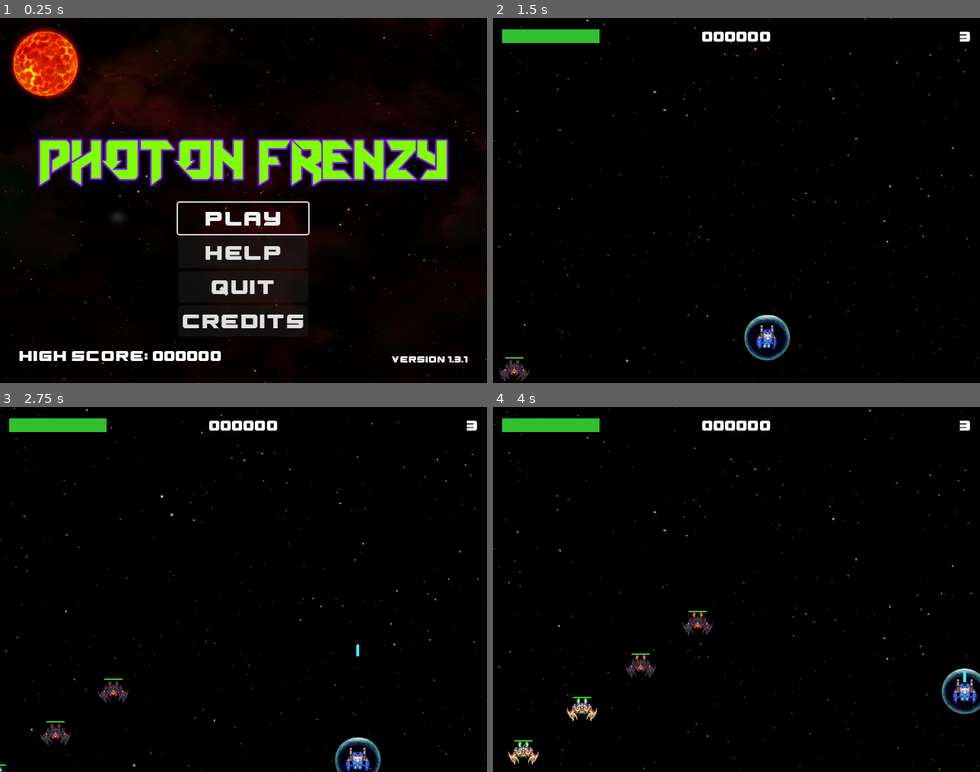
Above: before the commit, frames 1-4 (two rows, left to right).
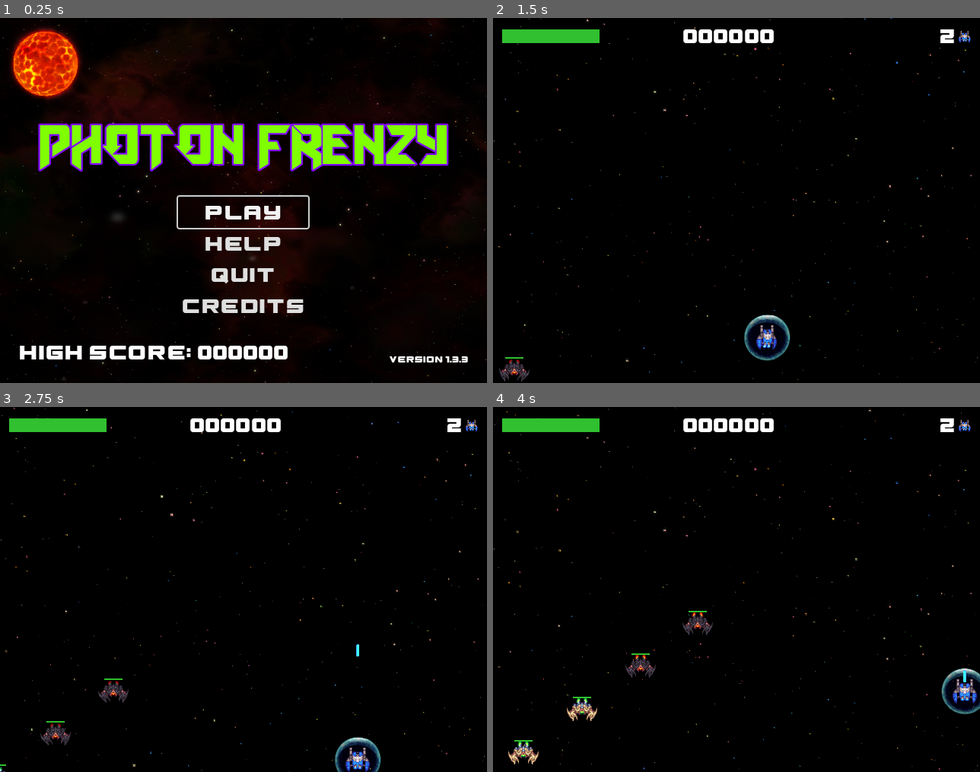
Above: after the commit, the same moments.

Repository: jaerrib/learning-godot
Game: Godot game, scene res://scenes/main/main.tscn
The game is run twice, just before and just after one commit, with the same random seed, the same clock (stepped at 60 frames per second) and the same inputs.
Inputs:
- Up to frame 1 (0.25 s): no input
- Up to frame 2 (1.5 s): click "PLAY" at 0.5 s; hold D (right) from 1.28 s (still down); tap M (maker) at 1.35 s
- Up to frame 3 (2.75 s): release D (right) at 2.03 s; hold S (down) from 2.03 s (still down); tap Space (shoot) at 2.1 s
- Up to frame 4 (4 s): release S (down) at 2.78 s; hold D (right) 2.78-3.53 s; tap M (maker) at 2.85 s; hold W (up) from 3.53 s (still down); tap Space (shoot) at 3.6 s

The runs differ from the first frame. In frame 1, 14% of the frame differs, in the area x 3-97%, y 28-95%; in frame 2, 0.6%; in frame 3, 0.6%; in frame 4, 0.6%.

Commit message:
Update game over, fix fonts, ship icon to UI

Diff:
--- a/space-ace/assets/GN_24_white.tres
+++ b/space-ace/assets/GN_24_white.tres
@@ -4,6 +4,6 @@
 
 [resource]
 font = ExtResource("1_68del")
-font_size = 24
+font_size = 32
 outline_size = 2
 outline_color = Color(0.105882, 0.105882, 0.105882, 1)
--- /dev/null
+++ b/space-ace/assets/Menu_32_white.tres
@@ -0,0 +1,7 @@
+[gd_resource type="Theme" load_steps=2 format=3 uid="uid://bi8fomcaumoyh"]
+
+[ext_resource type="FontFile" uid="uid://c5sey0pvhl2vi" path="res://assets/fonts/Excluded-z8XrX.ttf" id="1_s0ylf"]
+
+[resource]
+default_font = ExtResource("1_s0ylf")
+default_font_size = 32
--- a/space-ace/scenes/credits_screen/credits_screen.tscn
+++ b/space-ace/scenes/credits_screen/credits_screen.tscn
@@ -79,6 +79,7 @@
 
 [node name="ReturnToMenu" type="Button" parent="MarginContainer/VBoxContainer"]
 layout_mode = 2
+theme_type_variation = &"FlatButton"
 theme_override_fonts/font = ExtResource("6_vgbhj")
 text = "Return to Menu"
 script = ExtResource("5_hpui7")
--- a/space-ace/scenes/game_over/game_over.tscn
+++ b/space-ace/scenes/game_over/game_over.tscn
@@ -2,7 +2,7 @@
 
 [ext_resource type="Script" path="res://scenes/game_over/game_over.gd" id="1_j6p1v"]
 [ext_resource type="LabelSettings" uid="uid://cb2u5o7m8jgyn" path="res://assets/LG_Title.tres" id="1_wpsph"]
-[ext_resource type="LabelSettings" uid="uid://bslymv1e3rjua" path="res://assets/GN_32_white.tres" id="2_plhn5"]
+[ext_resource type="LabelSettings" uid="uid://df73apuuwlboa" path="res://assets/GN_24_white.tres" id="3_ay4w3"]
 [ext_resource type="AudioStream" uid="uid://corf1y7rledbx" path="res://assets/sounds/misc/game-over.mp3" id="4_8y51q"]
 
 [node name="GameOver" type="Control"]
@@ -21,7 +21,7 @@
 anchor_bottom = 1.0
 grow_horizontal = 2
 grow_vertical = 2
-color = Color(0.251, 0, 0.251, 0.9)
+color = Color(0, 0, 0, 0.901961)
 
 [node name="VB" type="VBoxContainer" parent="."]
 layout_mode = 1
@@ -48,7 +48,7 @@
 [node name="ScoreLabel" type="Label" parent="VB"]
 layout_mode = 2
 text = "Placeholder Text"
-label_settings = ExtResource("2_plhn5")
+label_settings = ExtResource("3_ay4w3")
 horizontal_alignment = 1
 vertical_alignment = 1
 
--- a/space-ace/scenes/game_ui/game_ui.gd
+++ b/space-ace/scenes/game_ui/game_ui.gd
@@ -43,7 +43,7 @@
 
 
 func set_life_label() -> void:
-	lives_label.text = str(_player_lives)
+	lives_label.text = str(_player_lives - 1)
 
 
 func _on_health_bar_died() -> void:
--- a/space-ace/scenes/game_ui/game_ui.tscn
+++ b/space-ace/scenes/game_ui/game_ui.tscn
@@ -1,8 +1,9 @@
-[gd_scene load_steps=4 format=3 uid="uid://dm7lhnfru4msq"]
+[gd_scene load_steps=5 format=3 uid="uid://dm7lhnfru4msq"]
 
 [ext_resource type="PackedScene" uid="uid://nq242qivg0is" path="res://scenes/health_bar/health_bar.tscn" id="1_7pmbr"]
 [ext_resource type="Script" path="res://scenes/game_ui/game_ui.gd" id="1_8hul5"]
 [ext_resource type="LabelSettings" uid="uid://df73apuuwlboa" path="res://assets/GN_24_white.tres" id="3_slj2r"]
+[ext_resource type="Texture2D" uid="uid://djxsuw10wt0nv" path="res://assets/ships/ship_human.png" id="4_wso4s"]
 
 [node name="GameUI" type="Control"]
 layout_mode = 3
@@ -29,7 +30,7 @@
 grow_horizontal = 2
 grow_vertical = 2
 theme_override_constants/margin_left = 12
-theme_override_constants/margin_right = 12
+theme_override_constants/margin_right = 32
 
 [node name="HealthBar" parent="ColorRect/MC" instance=ExtResource("1_7pmbr")]
 custom_minimum_size = Vector2(128, 18)
@@ -45,6 +46,11 @@
 horizontal_alignment = 2
 vertical_alignment = 1
 
+[node name="Sprite2D" type="Sprite2D" parent="ColorRect/MC"]
+position = Vector2(620, 25)
+scale = Vector2(0.5, 0.5)
+texture = ExtResource("4_wso4s")
+
 [node name="LivesLabel" type="Label" parent="ColorRect/MC"]
 layout_mode = 2
 size_flags_horizontal = 8
--- a/space-ace/scenes/help_screen/help_screen.tscn
+++ b/space-ace/scenes/help_screen/help_screen.tscn
@@ -203,6 +203,7 @@
 
 [node name="ReturnToMenu" type="Button" parent="MarginContainer/VBoxContainer"]
 layout_mode = 2
+theme_type_variation = &"FlatButton"
 theme_override_fonts/font = ExtResource("13_tdt04")
 text = "Return to Menu"
 script = ExtResource("9_smcgw")
--- a/space-ace/scenes/main/main.tscn
+++ b/space-ace/scenes/main/main.tscn
@@ -6,23 +6,11 @@
 [ext_resource type="Texture2D" uid="uid://cxrhxraxtvhmf" path="res://assets/backgrounds/spr_stars02.png" id="3_we5qh"]
 [ext_resource type="LabelSettings" uid="uid://cb2u5o7m8jgyn" path="res://assets/LG_Title.tres" id="4_wyqmh"]
 [ext_resource type="PackedScene" uid="uid://btt8mx0fmlxgi" path="res://scenes/sun/sun.tscn" id="5_w662t"]
+[ext_resource type="Theme" uid="uid://bi8fomcaumoyh" path="res://assets/Menu_32_white.tres" id="6_d7iv2"]
 [ext_resource type="FontFile" uid="uid://c5sey0pvhl2vi" path="res://assets/fonts/Excluded-z8XrX.ttf" id="7_flmfj"]
 [ext_resource type="Script" path="res://scenes/main/menu_button.gd" id="7_k8pmx"]
-[ext_resource type="FontFile" uid="uid://mrdlwe7bf1tx" path="res://assets/fonts/gemunu-libre-v8-latin-700.ttf" id="8_kqgkm"]
 [ext_resource type="AudioStream" uid="uid://bd4y72gkgty8s" path="res://assets/sounds/loops/TitleScreen.mp3" id="8_kwvvb"]
 [ext_resource type="LabelSettings" uid="uid://df73apuuwlboa" path="res://assets/GN_24_white.tres" id="9_04q43"]
-
-[sub_resource type="Theme" id="Theme_bpiti"]
-default_font = ExtResource("8_kqgkm")
-default_font_size = 32
-
-[sub_resource type="Theme" id="Theme_1rjcv"]
-default_font = ExtResource("8_kqgkm")
-default_font_size = 32
-
-[sub_resource type="Theme" id="Theme_67lnj"]
-default_font = ExtResource("8_kqgkm")
-default_font_size = 32
 
 [sub_resource type="LabelSettings" id="LabelSettings_83ckl"]
 font = ExtResource("7_flmfj")
@@ -82,7 +70,7 @@
 [node name="VBoxContainer" type="VBoxContainer" parent="MarginContainer"]
 layout_mode = 2
 size_flags_vertical = 8
-theme_override_constants/separation = 12
+theme_override_constants/separation = 24
 
 [node name="Label" type="Label" parent="MarginContainer/VBoxContainer"]
 layout_mode = 2
@@ -94,36 +82,35 @@
 [node name="MenuContainer" type="VBoxContainer" parent="MarginContainer/VBoxContainer"]
 layout_mode = 2
 size_flags_horizontal = 4
-theme_override_constants/separation = 4
+theme_override_constants/separation = 0
 
 [node name="Play" type="Button" parent="MarginContainer/VBoxContainer/MenuContainer"]
 layout_mode = 2
 size_flags_horizontal = 3
-theme = SubResource("Theme_bpiti")
+theme = ExtResource("6_d7iv2")
 theme_type_variation = &"FlatButton"
-theme_override_fonts/font = ExtResource("7_flmfj")
 text = "PLAY"
 script = ExtResource("7_k8pmx")
 
 [node name="Help" type="Button" parent="MarginContainer/VBoxContainer/MenuContainer"]
 layout_mode = 2
 size_flags_horizontal = 3
-theme = SubResource("Theme_1rjcv")
-theme_override_fonts/font = ExtResource("7_flmfj")
+theme = ExtResource("6_d7iv2")
+theme_type_variation = &"FlatButton"
 text = "HELP"
 
 [node name="Quit" type="Button" parent="MarginContainer/VBoxContainer/MenuContainer"]
 layout_mode = 2
 size_flags_horizontal = 3
-theme = SubResource("Theme_67lnj")
-theme_override_fonts/font = ExtResource("7_flmfj")
+theme = ExtResource("6_d7iv2")
+theme_type_variation = &"FlatButton"
 text = "QUIT"
 
 [node name="Credits" type="Button" parent="MarginContainer/VBoxContainer/MenuContainer"]
 layout_mode = 2
 size_flags_horizontal = 3
-theme = SubResource("Theme_67lnj")
-theme_override_fonts/font = ExtResource("7_flmfj")
+theme = ExtResource("6_d7iv2")
+theme_type_variation = &"FlatButton"
 text = "CREDITS"
 
 [node name="HBoxContainer" type="HBoxContainer" parent="MarginContainer/VBoxContainer"]
@@ -143,7 +130,7 @@
 layout_mode = 2
 size_flags_horizontal = 10
 size_flags_vertical = 8
-text = "Version 1.3.1"
+text = "Version 1.3.3"
 label_settings = SubResource("LabelSettings_83ckl")
 
 [node name="Sun" parent="." instance=ExtResource("5_w662t")]
Not shown, changed: space-ace/export_presets.cfg
Not shown: 1 places in space-ace/scenes/main/main.tscn that only renumber resources
